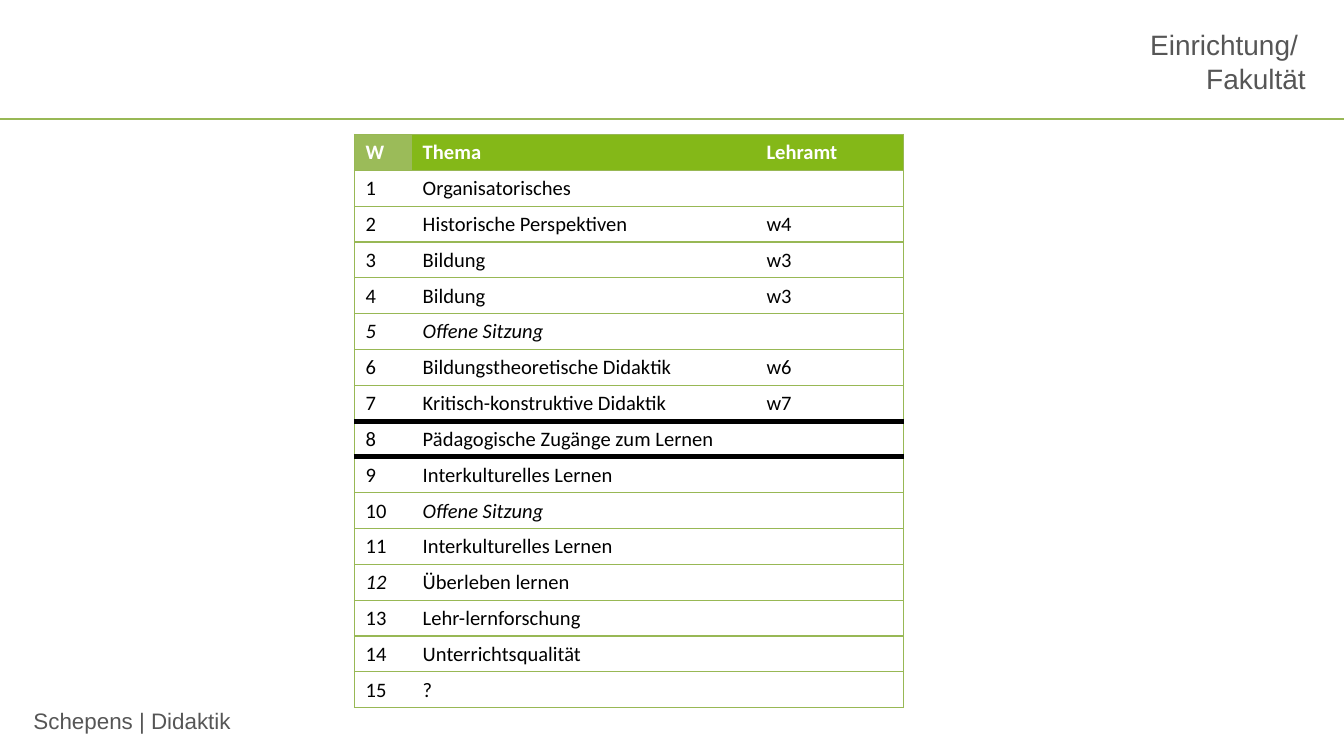
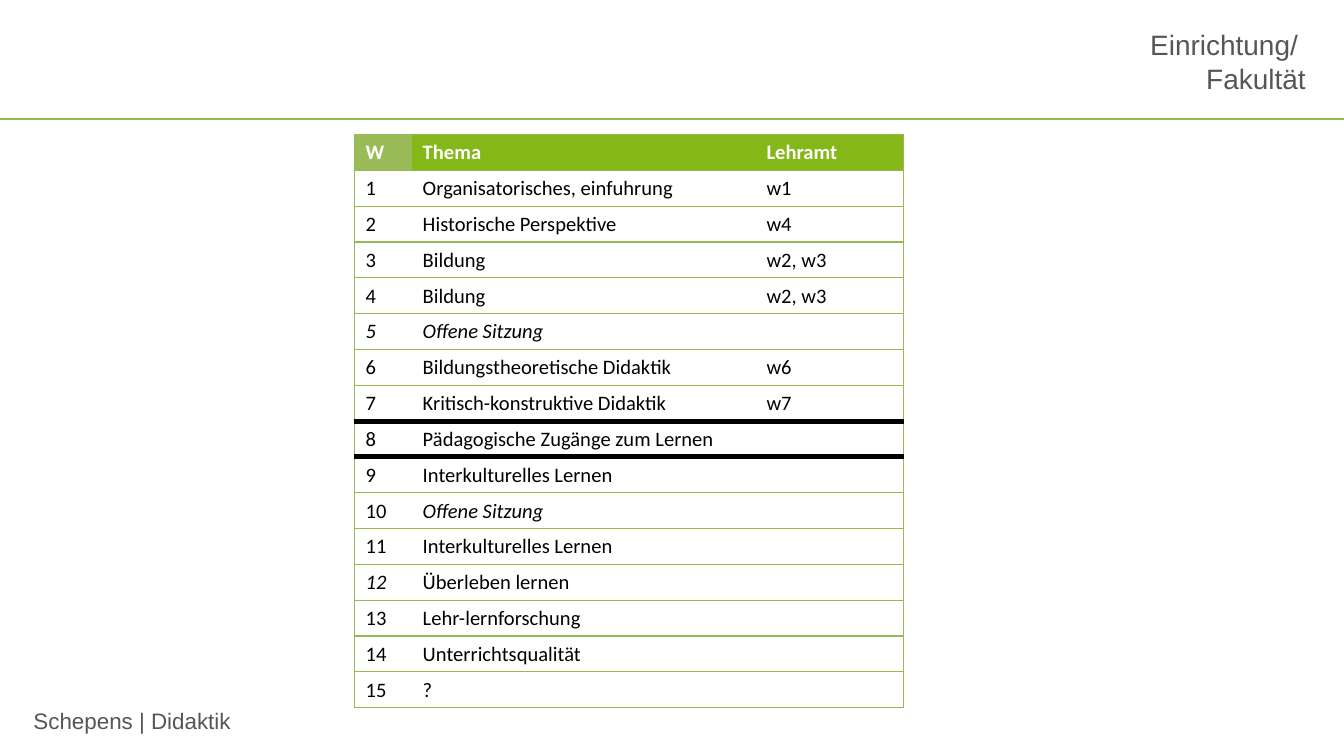
Before and after one commit to jobschepens/didakt22, a slide deck: slide 10 of folien/week1.pptx. Drawn at 1344x756 pixels with LibreOffice and Linux fonts; fonts in the diff are those of the drawing; background and template pictures are left out. Boxes give left, top, right and bottom in pixels: in the first picture for what was removed or moved away, otherwise in the second. Text is boxed around its words. In the diff, an @@ line names an element or a change of style, - is before the commit and + after.

```diff
--- a/folien/week1.pptx
+++ b/folien/week1.pptx
@@ table at (355, 134, 905, 708) @@
-row 2, column 2: Organisatorisches
+row 2, column 2: Organisatorisches, einfuhrung
-row 2, column 3: 
+row 2, column 3: w1
-row 3, column 2: Historische Perspektiven
+row 3, column 2: Historische Perspektive
-row 4, column 3: w3
+row 4, column 3: w2, w3
-row 5, column 3: w3
+row 5, column 3: w2, w3
```
Also in this commit, not shown: 11 other slides changed, 2 slides added, 1 slide removed, 1 other file.
